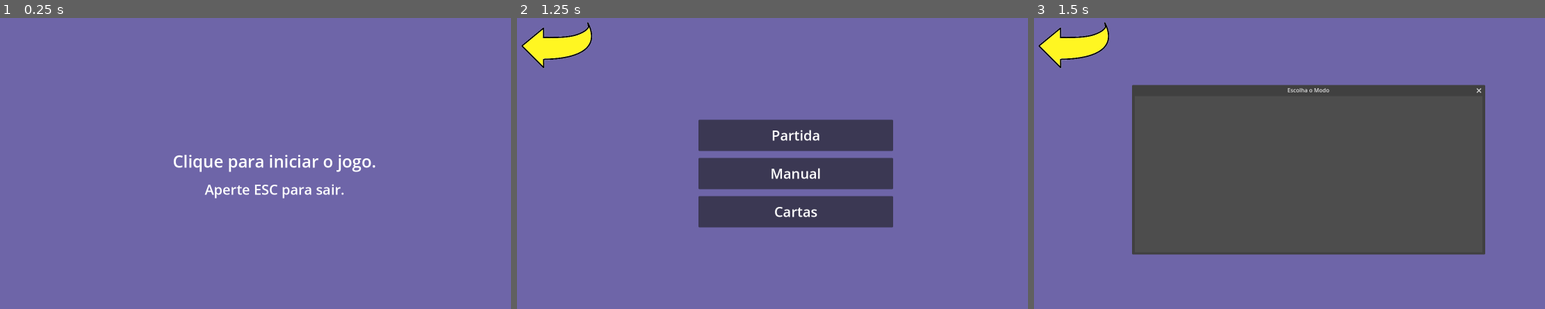
Above: before the commit, frames 1-3 (left to right).
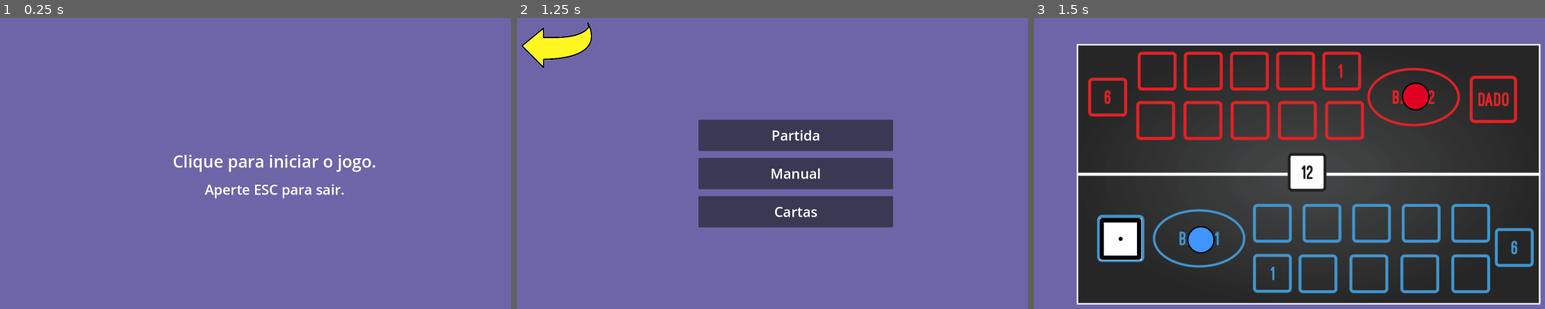
Above: after the commit, the same moments.

Repository: AceSkyes/projetotg_jogodetabuleiro
Game: Godot game, scene res://Cenas/MenuInicial.tscn
The game is run twice, just before and just after one commit, with the same random seed, the same clock (stepped at 60 frames per second) and the same inputs.
Inputs (mouse positions are in pixels of both pictures, inside the frame that each line leads up to):
- Up to frame 1 (0.25 s): no input
- Up to frame 2 (1.25 s): click (792, 175) at 0.5 s
- Up to frame 3 (1.5 s): click "Partida" at 1.25 s

Frames 1-2 are identical in both runs. In frame 3, 62% of the frame differs, in the area x 0-100%, y 1-99%.

Commit message:
Ingame pt2
Adição do segundo jogador

Diff:
--- /dev/null
+++ b/Cenas/jogadorvermelho.tscn
@@ -0,0 +1,10 @@
+[gd_scene load_steps=3 format=3 uid="uid://bra2eh45egvdh"]
+
+[ext_resource type="Script" path="res://Scripts/jogadorazul.gd" id="1_y744j"]
+[ext_resource type="Texture2D" uid="uid://cbwm2iv2k4ni8" path="res://Recursos/Imagens/jogador2.png" id="2_lpdvm"]
+
+[node name="Node2D" type="Node2D"]
+script = ExtResource("1_y744j")
+
+[node name="Jogadorazul" type="Sprite2D" parent="."]
+texture = ExtResource("2_lpdvm")
--- a/Cenas/partida.tscn
+++ b/Cenas/partida.tscn
@@ -1,9 +1,10 @@
-[gd_scene load_steps=5 format=3 uid="uid://oxb4qxyo25t1"]
+[gd_scene load_steps=6 format=3 uid="uid://oxb4qxyo25t1"]
 
 [ext_resource type="Texture2D" uid="uid://ceyx0e8u2huwk" path="res://Recursos/Imagens/base_jogo-1.png" id="1_s5v0m"]
 [ext_resource type="Script" path="res://Scripts/partida.gd" id="1_x8d04"]
 [ext_resource type="PackedScene" uid="uid://hq0k2g6kbps4" path="res://Cenas/jogadorazul.tscn" id="2_g3eys"]
 [ext_resource type="PackedScene" uid="uid://bcepyh71cd44p" path="res://Cenas/dado.tscn" id="4_psekw"]
+[ext_resource type="PackedScene" uid="uid://bra2eh45egvdh" path="res://Cenas/jogadorvermelho.tscn" id="4_rvxjp"]
 
 [node name="Partida" type="Node2D" node_paths=PackedStringArray("campos")]
 script = ExtResource("1_x8d04")
@@ -21,7 +22,13 @@
 texture = ExtResource("1_s5v0m")
 
 [node name="Node2D" parent="." instance=ExtResource("2_g3eys")]
+z_index = 2
 position = Vector2(571, 586)
+scale = Vector2(0.5, 0.5)
+
+[node name="Node2D2" parent="." instance=ExtResource("4_rvxjp")]
+z_index = 2
+position = Vector2(1040, 262)
 scale = Vector2(0.5, 0.5)
 
 [node name="BaseAzul" type="Marker2D" parent="."]
--- a/Scripts/menu_principal.gd
+++ b/Scripts/menu_principal.gd
@@ -16,7 +16,8 @@
 
 
 func _on_button_1_pressed() -> void:
-	escolhamodo.show()
+	#escolhamodo.show()
+	get_tree().change_scene_to_file("res://Cenas/partida.tscn")
 	pass # Replace with function body.
 
 
--- a/Scripts/partida.gd
+++ b/Scripts/partida.gd
@@ -1,28 +1,39 @@
 extends Node2D
 
 @onready var j1 : Node2D = $Node2D
+@onready var j2 : Node2D = $Node2D2
 @onready var c1 : Marker2D = $c1
 @onready var dado := $Dado
 @export var campos : Array[Node]
 
+
+var mover = create_tween()
 var movp1 : int = 1
+var movp2 : int = 23
 var maxmov : int = 24
+var minmov : int = 0
+var contaturno : int = 1
 
 func _ready() -> void:
-	#mover.tween_property(j1, "position", campos[movp1].position, 0.5)
-	#movp1 += 1
+	j1.position = campos[minmov].position
+	j2.position = campos[maxmov].position
 	pass
 
 func _process(delta: float) -> void:
-	#while movp1 <= maxmov:
-		#mover.tween_property(j1, "position", campos[movp1].position, 0.5)
-		#movp1 +=1
 	pass
 
 
+
 func _on_dado_dado_rolado(ultimoval: Variant) -> void:
+	print(ultimoval)
+	if contaturno % 2 == 0:
+		await movimentop1(ultimoval)
+	elif contaturno % 2 != 0:
+		await movimentop2(ultimoval)
+
+func movimentop1(ultimoval) -> void:
 	var mover = create_tween()
-	print(ultimoval)
+
 	while ultimoval != 0:
 		if movp1 <= maxmov:
 			mover.tween_property(j1, "position", campos[movp1].position, 0.5)
@@ -31,3 +42,24 @@
 		else:
 			mover.tween_property(j1, "position", campos[maxmov].position, 0.5)
 			ultimoval = 0
+	contaturno +=1
+	if movp1 >= maxmov:
+		await $Dado/AnimationPlayer
+		print("Jogador 1 Venceu")
+		get_tree().change_scene_to_file("res://Cenas/MenuPrincipal.tscn")
+
+
+func movimentop2(ultimoval) -> void:
+	var mover = create_tween()
+	while ultimoval != 0:
+		if movp2 >= minmov:
+			mover.tween_property(j2, "position", campos[movp2].position, 0.5)
+			movp2 -= 1
+			ultimoval -=1
+		else:
+			mover.tween_property(j2, "position", campos[minmov].position, 0.5)
+			ultimoval = 0
+	contaturno +=1
+	if movp2 <= minmov:
+		print("jogador 2 Venceu")
+		get_tree().change_scene_to_file("res://Cenas/MenuPrincipal.tscn")
